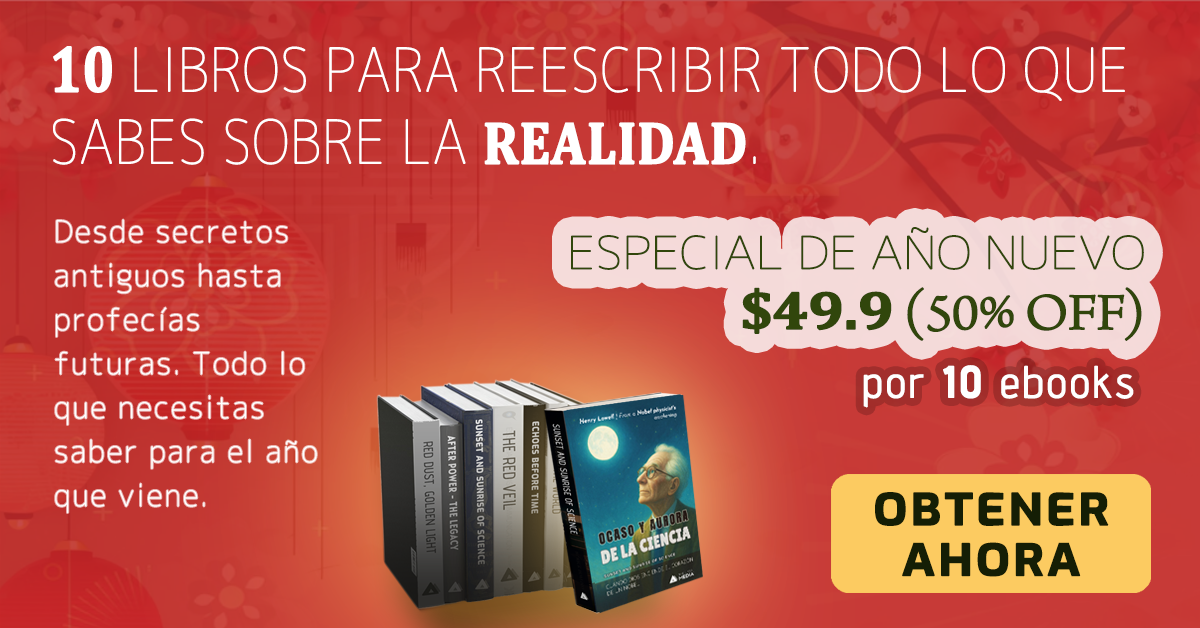
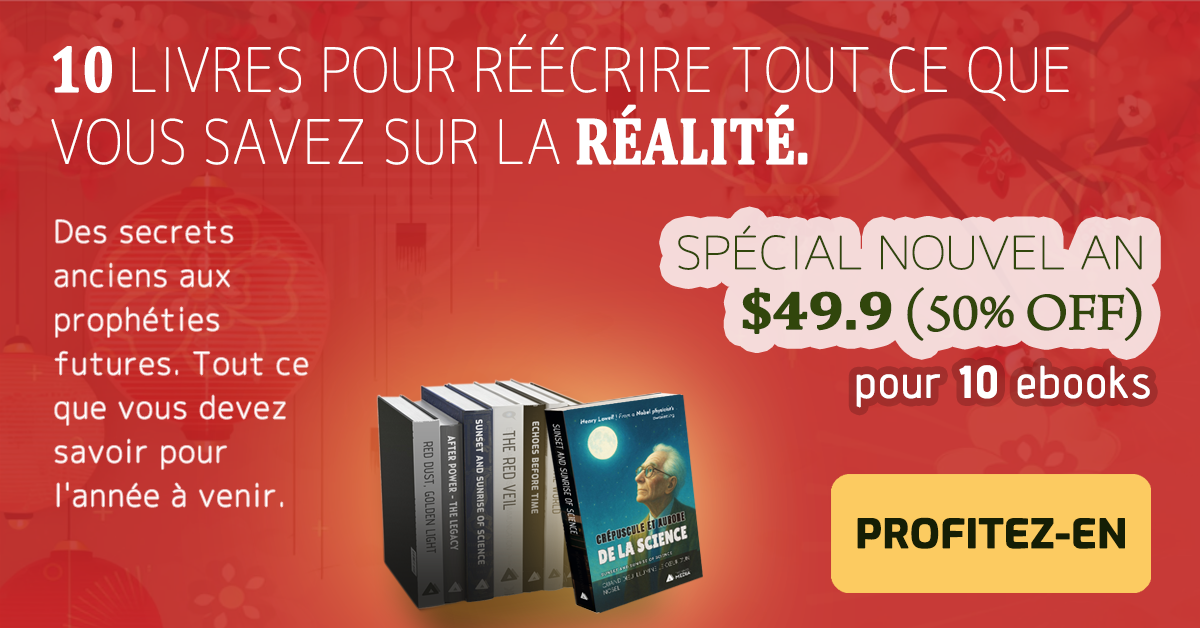
Layer changes from the first 1200px x 628px image to the second:
renamed "10 LIBROS PARA REESCRIBIR TODO LO QUE SABES SOBRE LA REALIDAD." to "10 LIVRES POUR RÉÉCRIRE TOUT CE QUE VOUS SAVEZ SUR LA RÉALITÉ.", painted on it over [51, 34, 1125, 165]
painted on "Ancient history, secret politics, and the" over [55, 219, 317, 513]
painted on "ONLY $49.90" over [571, 225, 1144, 270]
painted on "For 10 ebooks" over [856, 365, 1150, 408]
added layer "Layer 10" above "Layer 9" over [569, 397, 699, 612]
renamed "OBTENER AHORA" to "PROFITEZ-EN", painted on it over [857, 492, 1125, 577]